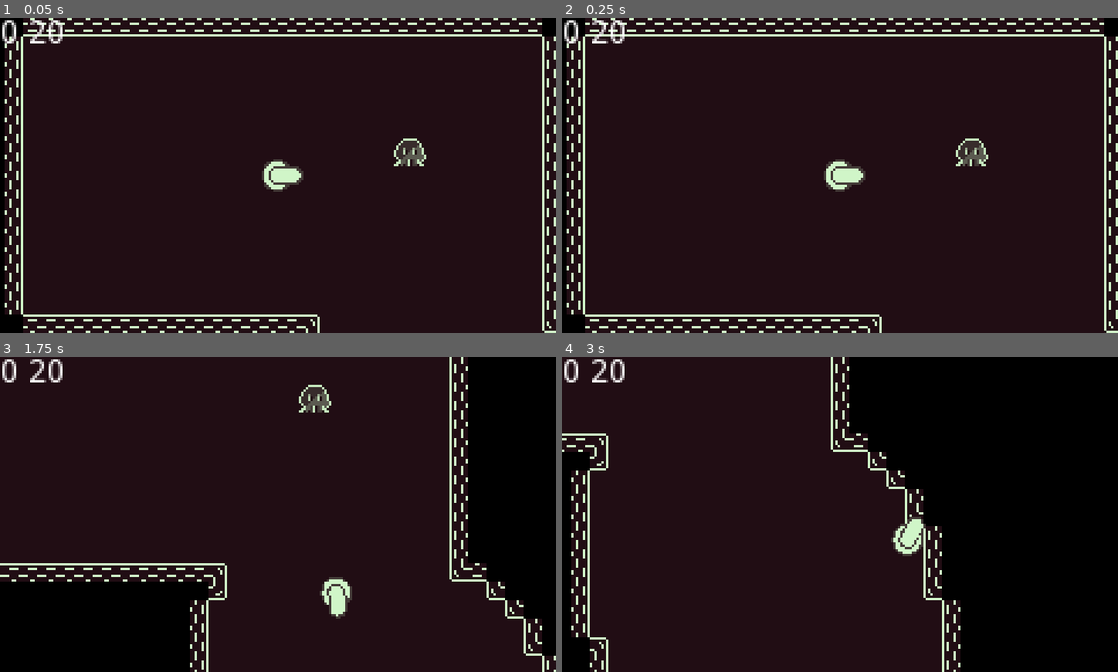
Above: before the commit, frames 1-4 (two rows, left to right).
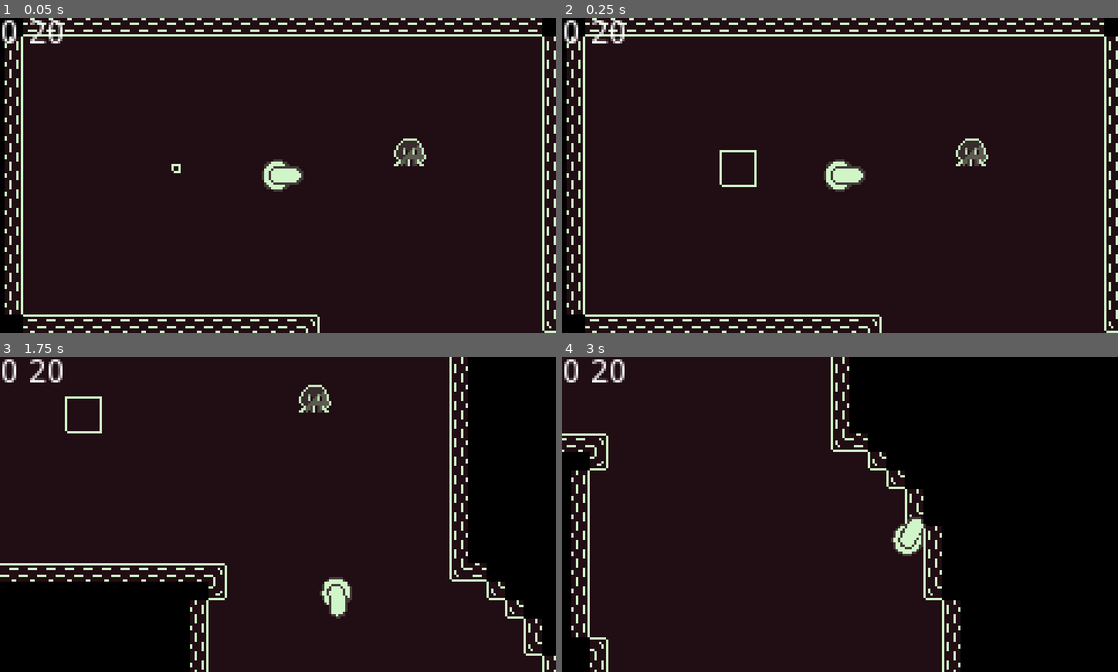
Above: after the commit, the same moments.

Repository: leafo/godot-game-1
Game: Godot game, scene res://Main.tscn
Two runs of this game, one before a commit and one after it. Both use one fixed random seed, a clock stepped at 60 frames per second and the inputs below.
Inputs:
- Up to frame 1 (0.05 s): no input
- Up to frame 2 (0.25 s): no input
- Up to frame 3 (1.75 s): tap Enter (ui_accept) at 0.5, 0.77, 1.52 s; hold Right (ui_right) 0.53-1.28 s; hold Down (ui_down) from 1.28 s (still down)
- Up to frame 4 (3 s): release Down (ui_down) at 2.03 s; hold Right (ui_right) 2.03-2.78 s; hold Up (ui_up) from 2.78 s (still down)

The runs differ from the first frame. In frame 1, less than 0.1% of the frame differs, in the area x 30-33%, y 46-50%; in frame 2, 0.2%, in the area x 28-35%, y 41-54%; in frame 3, 0.2%; in frame 4, nothing differs.

Commit message:
highlight rect animation

Diff:
--- a/Main.tscn
+++ b/Main.tscn
@@ -1,10 +1,31 @@
-[gd_scene load_steps=6 format=2]
+[gd_scene load_steps=9 format=2]
 
 [ext_resource path="res://Node.gd" type="Script" id=1]
 [ext_resource path="res://Tiles.tres" type="TileSet" id=2]
 [ext_resource path="res://TileMap.gd" type="Script" id=3]
-[ext_resource path="res://Player.tscn" type="PackedScene" id=4]
-[ext_resource path="res://Enemy.tscn" type="PackedScene" id=5]
+[ext_resource path="res://Rectangle.tscn" type="PackedScene" id=4]
+[ext_resource path="res://ScaleAnimation.gd" type="Script" id=5]
+[ext_resource path="res://Player.tscn" type="PackedScene" id=6]
+[ext_resource path="res://Enemy.tscn" type="PackedScene" id=7]
+
+[sub_resource type="Animation" id=1]
+
+resource_name = "Scale"
+length = 1.0
+loop = true
+step = 0.1
+tracks/0/type = "value"
+tracks/0/path = NodePath(".:scale")
+tracks/0/interp = 1
+tracks/0/loop_wrap = false
+tracks/0/imported = false
+tracks/0/enabled = true
+tracks/0/keys = {
+"times": PoolRealArray( 0, 1 ),
+"transitions": PoolRealArray( 1, 1 ),
+"update": 0,
+"values": [ Vector2( 1e-05, 1e-05 ), Vector2( 1, 1 ) ]
+}
 
 [node name="Main" type="Node" index="0"]
 
@@ -35,15 +56,34 @@
 "_edit_lock_": true
 }
 
-[node name="Player" parent="." index="1" instance=ExtResource( 4 )]
+[node name="Rectangle" parent="." index="1" instance=ExtResource( 4 )]
+
+position = Vector2( 74.2792, 63.9516 )
+_sections_unfolded = [ "Transform" ]
+color = Color( 0.815686, 0.960784, 0.784314, 1 )
+size = 15.0
+
+[node name="ScaleAnimation" type="AnimationPlayer" parent="Rectangle" index="0"]
+
+root_node = NodePath("..")
+autoplay = ""
+playback_process_mode = 1
+playback_default_blend_time = 0.0
+playback_speed = 2.0
+anims/Scale = SubResource( 1 )
+blend_times = [  ]
+script = ExtResource( 5 )
+_sections_unfolded = [ "Playback Options" ]
+
+[node name="Player" parent="." index="2" instance=ExtResource( 6 )]
 
 position = Vector2( 117.576, 67.5265 )
 
-[node name="Enemy" parent="." index="2" instance=ExtResource( 5 )]
+[node name="Enemy" parent="." index="3" instance=ExtResource( 7 )]
 
 position = Vector2( 174.377, 57.1989 )
 
-[node name="UI" type="CanvasLayer" parent="." index="3"]
+[node name="UI" type="CanvasLayer" parent="." index="4"]
 
 layer = 1
 offset = Vector2( 0, 0 )
--- /dev/null
+++ b/Rectangle.gd
@@ -0,0 +1,17 @@
+tool
+
+extends Node2D
+
+export var color = Color(255,255,255) setget set_color
+export var size = 5.0 setget set_size
+
+func set_color(value):
+	color = value
+	update()
+
+func set_size(value):
+	size = value
+	update()
+
+func _draw():
+	draw_rect(Rect2(-size, -size, size*2, size*2), color, false)
--- /dev/null
+++ b/Rectangle.tscn
@@ -0,0 +1,9 @@
+[gd_scene load_steps=2 format=2]
+
+[ext_resource path="res://Rectangle.gd" type="Script" id=1]
+
+[node name="Rectangle" type="Node2D" index="0"]
+
+script = ExtResource( 1 )
+color = Color( 255, 255, 255, 1 )
+size = 5.0
--- /dev/null
+++ b/ScaleAnimation.gd
@@ -0,0 +1,5 @@
+extends AnimationPlayer
+
+
+func _ready():
+	play("Scale")
--- a/Tiles.tscn
+++ b/Tiles.tscn
@@ -13,7 +13,7 @@
 polygons = [ PoolIntArray( 0, 1, 2, 3 ) ]
 outlines = [ PoolVector2Array( 8, 0, 8, 8, 0, 8, 0, 0 ) ]
 
-[node name="Node" type="Node" index="0"]
+[node name="Node" type="Node"]
 
 [node name="Wall" type="Sprite" parent="." index="0"]
 
